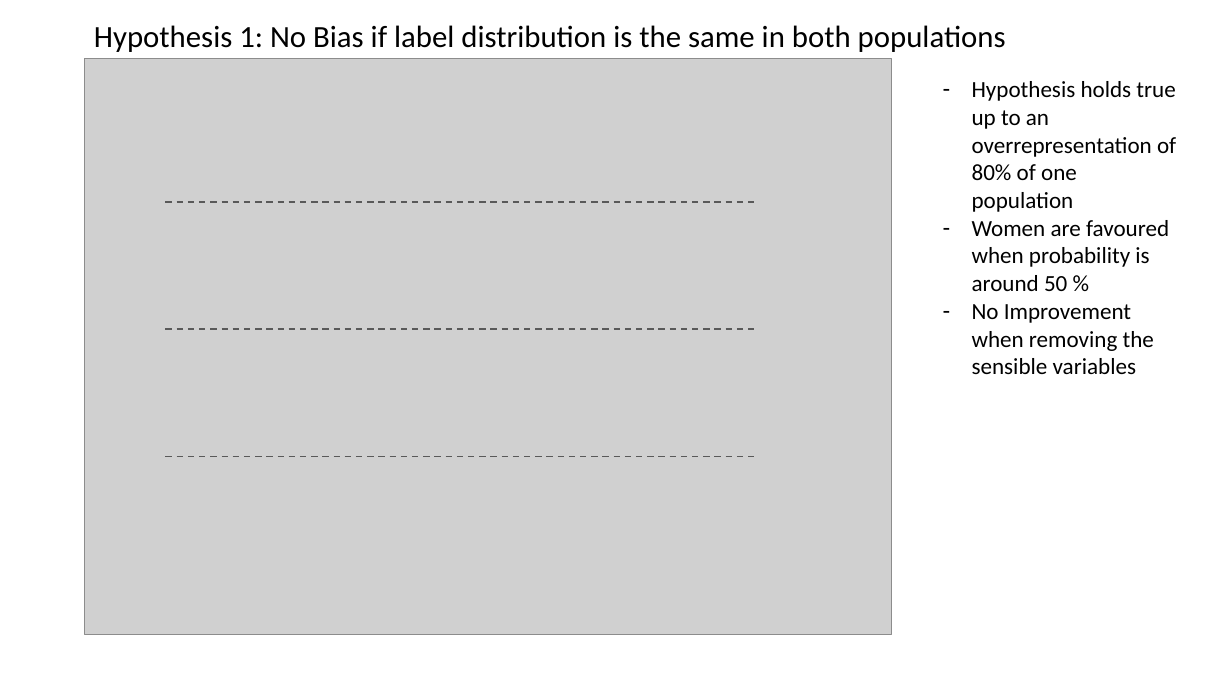
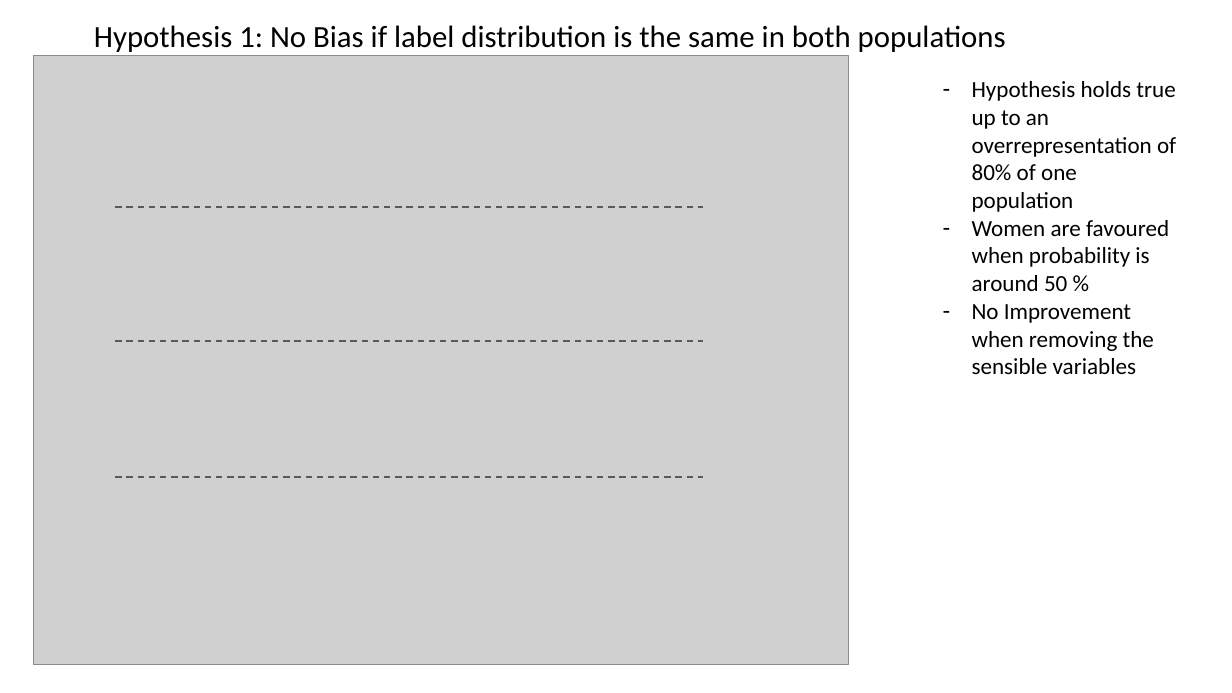
Before and after one commit to Viiviianee/BIASpects-bias-study, a slide deck: slide 1 of Hypothese1.pptx. Drawn at 1232x693 pixels with LibreOffice and Linux fonts; fonts in the diff are those of the drawing; grey boxes stand for pictures. Boxes give left, top, right and bottom in pixels: in the first picture for what was removed or moved away, otherwise in the second. Text is boxed around its words. In the diff, an @@ line names an element or a change of style, - is before the commit and + after.

Commit message:
Powerpoint

```diff
--- a/Hypothese1.pptx
+++ b/Hypothese1.pptx
@@ picture: place and size @@
-picture at (85,58,892,634)
+picture at (33,55,848,665)
@@ line moved from (165, 202) - (754, 202) to (116, 207) - (703, 207) @@
@@ line moved from (165, 329) - (754, 329) to (116, 341) - (703, 341) @@
@@ line moved from (165, 457) - (754, 457) to (116, 477) - (703, 477) @@
```
Also in this commit, not shown: 1 slide added, 1 other file.
